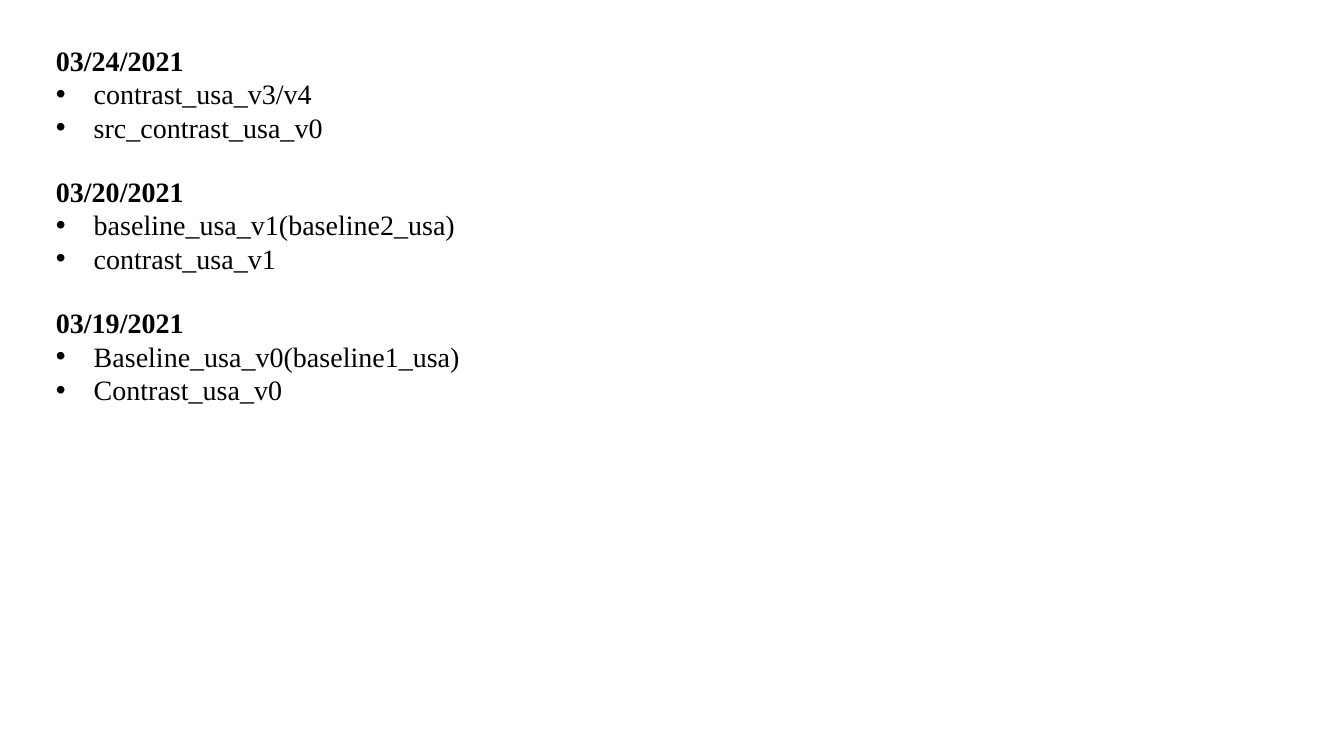
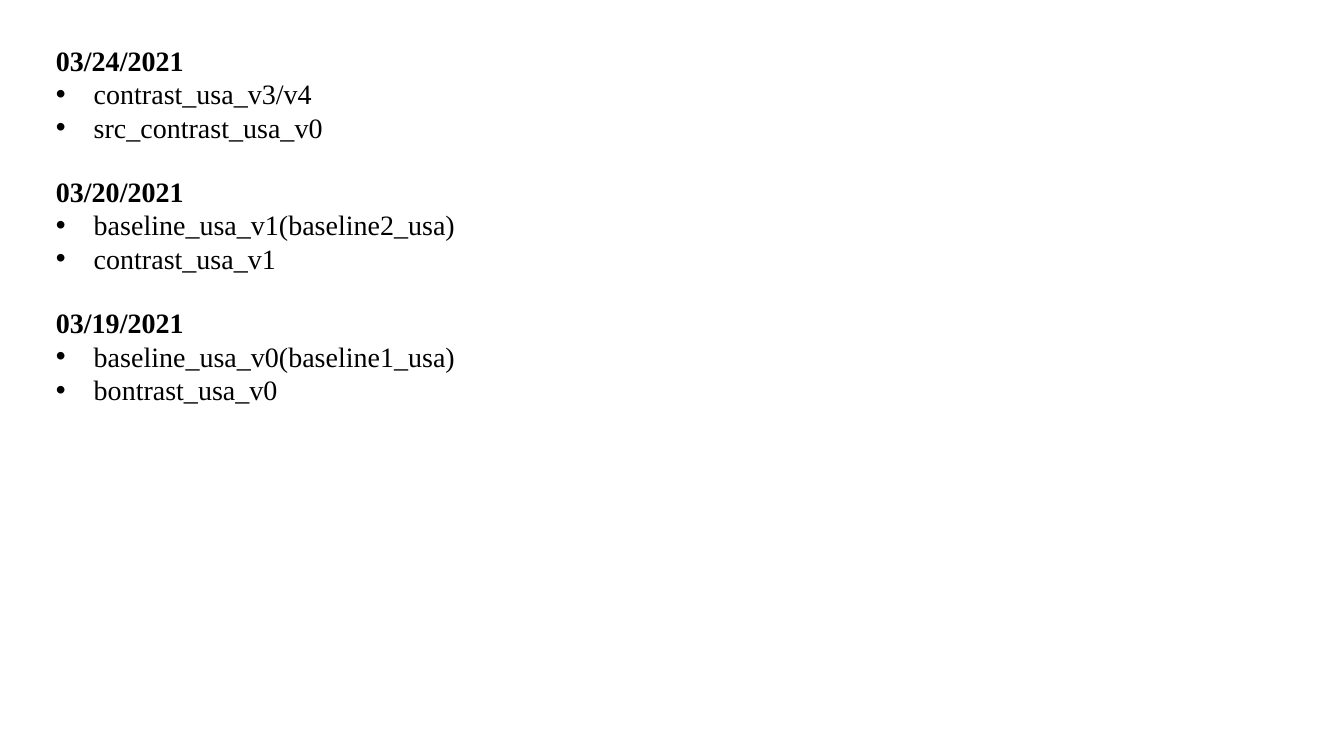
Before and after one commit to XYHC-MMDA/Multi-modal-Multi-task-DA, a slide deck: slide 42 of demo/latest.pptx (slide 32 before the commit). Drawn at 1344x756 pixels with LibreOffice and Linux fonts; fonts in the diff are those of the drawing. Boxes give left, top, right and bottom in pixels: in the first picture for what was removed or moved away, otherwise in the second. Text is boxed around its words. In the diff, an @@ line names an element or a change of style, - is before the commit and + after.

```diff
--- a/demo/latest.pptx
+++ b/demo/latest.pptx
@@ text at [94, 347, 455, 404]: text changed @@
-• Baseline_usa_v0(baseline1_usa)
-• Contrast_usa_v0
+• baseline_usa_v0(baseline1_usa)
+• bontrast_usa_v0
```
Also in this commit, not shown: 1 other slide changed, 10 slides added, 9 other files.
